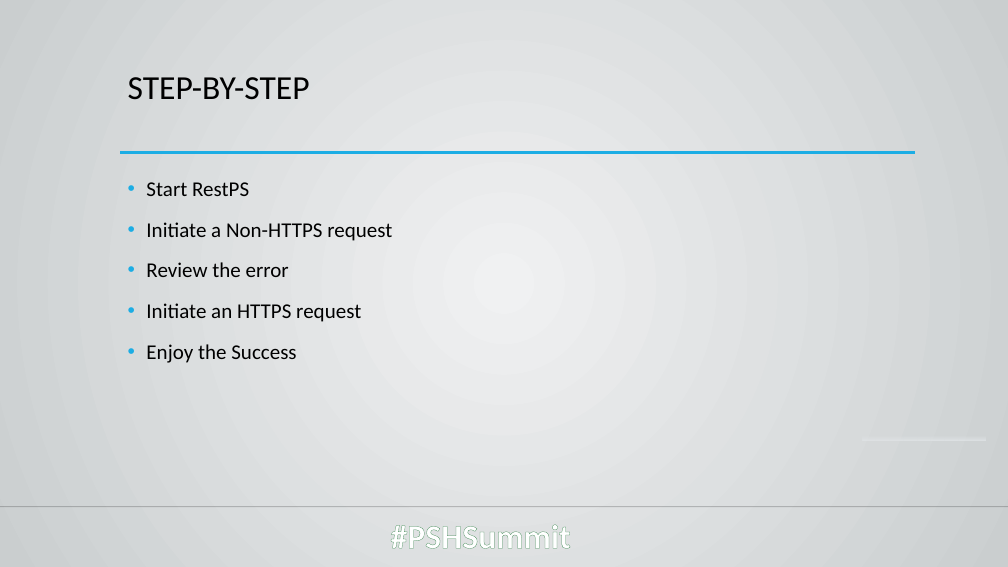
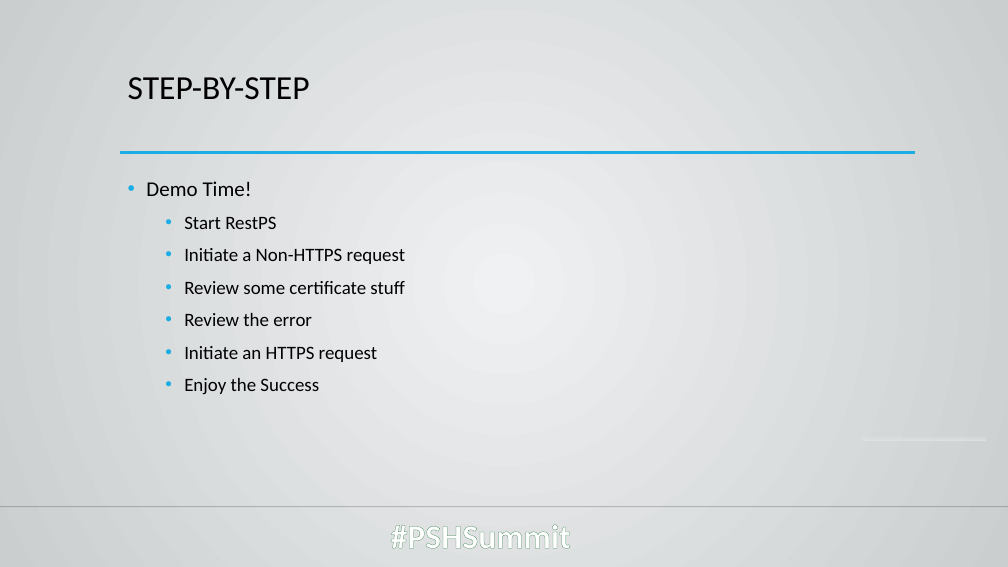
Before and after one commit to jpsider/Invoke-Automation, a slide deck: slide 6 of Powershell/PowerShellConference2022/Sider_PSConf_2022.pptx (slide 7 before the commit). Drawn at 1008x567 pixels with LibreOffice and Linux fonts; fonts in the diff are those of the drawing; background and template pictures are left out. Boxes give left, top, right and bottom in pixels: in the first picture for what was removed or moved away, otherwise in the second. Text is boxed around its words. In the diff, an @@ line names an element or a change of style, - is before the commit and + after.

```diff
--- a/Powershell/PowerShellConference2022/Sider_PSConf_2022.pptx
+++ b/Powershell/PowerShellConference2022/Sider_PSConf_2022.pptx
@@ text at [146, 181, 252, 196]: paragraph added @@
+• Demo Time!
@@ text at [184, 216, 405, 395]: size 20 to 18 pt in "Start RestPS", "Initiate a Non-HTTPS request", "Review the error", "Initiate an HTTPS request" and 1 more places; list level 1 to 2 in "Start RestPS"; list level 1 to 2 in "Initiate a Non-HTTPS request"; list level 1 to 2 in "Review the error"; list level 1 to 2 in "Initiate an HTTPS request"; list level 1 to 2 in "Enjoy the Success" @@
@@ text at [184, 281, 404, 294]: paragraph added @@
+  • Review some certificate stuff
```
Also in this commit, not shown: 3 other slides changed, 3 slides added, 4 slides removed, 2 other files.
